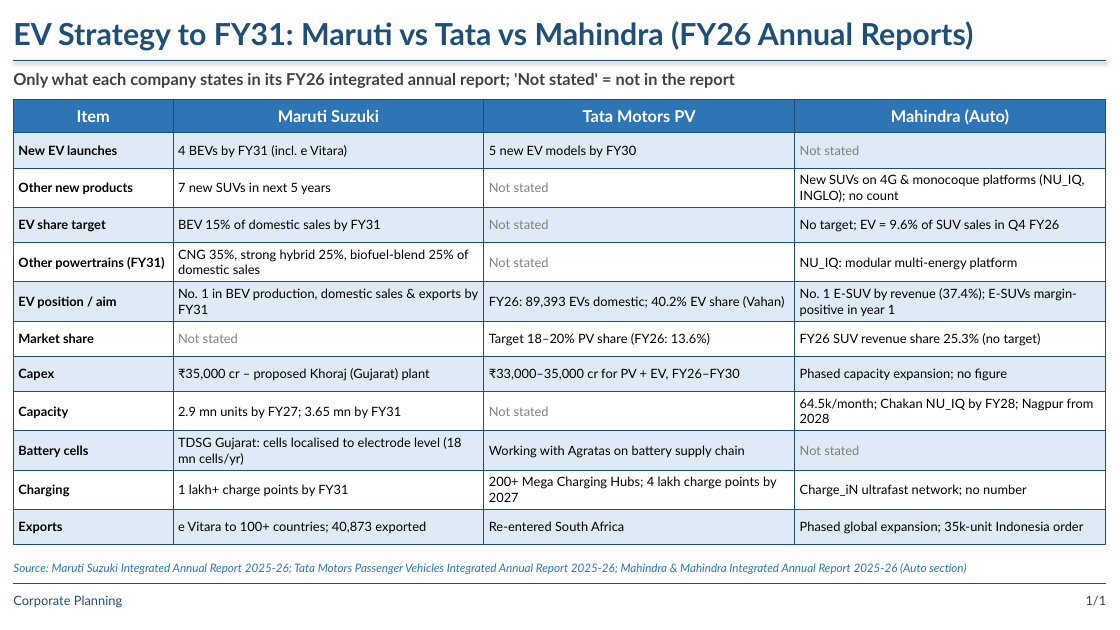
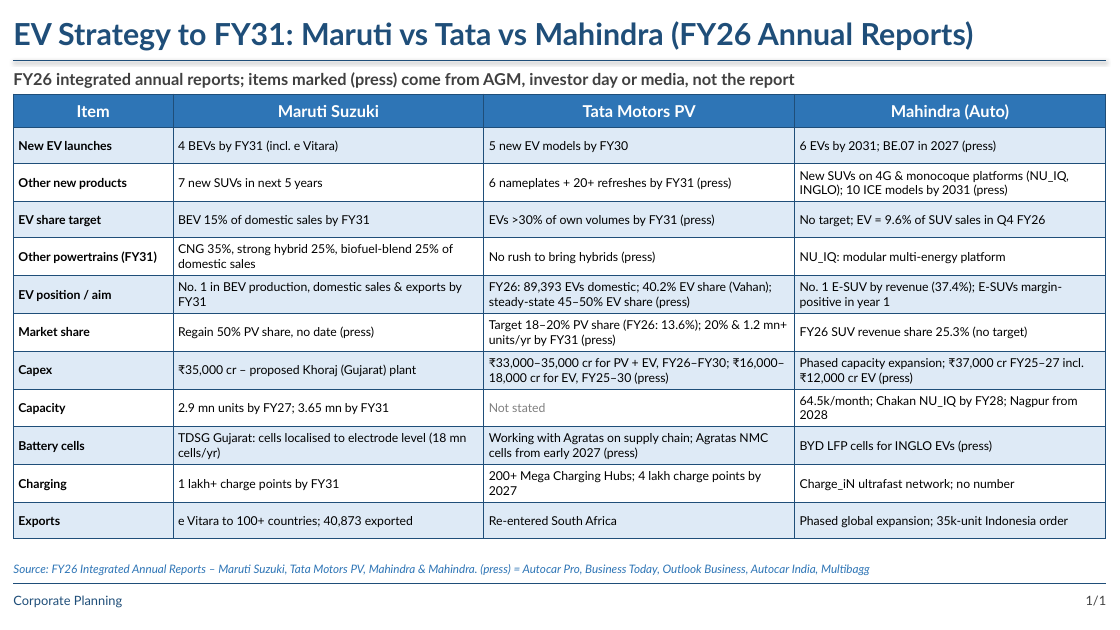
Before and after one commit to Crypto-ashish/ev, a slide deck: slide 1 of OEM EV Strategy - FY26 Annual Reports.pptx. Drawn at 1120x630 pixels with LibreOffice and Linux fonts; fonts in the diff are those of the drawing. Boxes give left, top, right and bottom in pixels: in the first picture for what was removed or moved away, otherwise in the second. Text is boxed around its words. In the diff, an @@ line names an element or a change of style, - is before the commit and + after.

```diff
--- a/OEM EV Strategy - FY26 Annual Reports.pptx
+++ b/OEM EV Strategy - FY26 Annual Reports.pptx
@@ text at (x1=13, y1=72, x2=794, y2=88): text changed @@
-Only what each company states in its FY26 integrated annual report; 'Not stated' = not in the report
+FY26 integrated annual reports; items marked (press) come from AGM, investor day or media, not the report
@@ table at (x1=13, y1=94, x2=1106, y2=532) @@
-row 2, column 4: Not stated
+row 2, column 4: 6 EVs by 2031; BE.07 in 2027 (press)
-row 3, column 3: Not stated
+row 3, column 3: 6 nameplates + 20+ refreshes by FY31 (press)
-row 3, column 4: New SUVs on 4G & monocoque platforms (NU_IQ, INGLO); no count
+row 3, column 4: New SUVs on 4G & monocoque platforms (NU_IQ, INGLO); 10 ICE models by 2031 (press)
-row 4, column 3: Not stated
+row 4, column 3: EVs >30% of own volumes by FY31 (press)
-row 5, column 3: Not stated
+row 5, column 3: No rush to bring hybrids (press)
-row 6, column 3: FY26: 89,393 EVs domestic; 40.2% EV share (Vahan)
+row 6, column 3: FY26: 89,393 EVs domestic; 40.2% EV share (Vahan); steady-state 45–50% EV share (press)
-row 7, column 2: Not stated
+row 7, column 2: Regain 50% PV share, no date (press)
-row 7, column 3: Target 18–20% PV share (FY26: 13.6%)
+row 7, column 3: Target 18–20% PV share (FY26: 13.6%); 20% & 1.2 mn+ units/yr by FY31 (press)
-row 8, column 3: ₹33,000–35,000 cr for PV + EV, FY26–FY30
+row 8, column 3: ₹33,000–35,000 cr for PV + EV, FY26–FY30; ₹16,000–18,000 cr for EV, FY25–30 (press)
-row 8, column 4: Phased capacity expansion; no figure
+row 8, column 4: Phased capacity expansion; ₹37,000 cr FY25–27 incl. ₹12,000 cr EV (press)
-row 10, column 3: Working with Agratas on battery supply chain
+row 10, column 3: Working with Agratas on supply chain; Agratas NMC cells from early 2027 (press)
-row 10, column 4: Not stated
+row 10, column 4: BYD LFP cells for INGLO EVs (press)
@@ size 11 to 10.5 pt in "New EV launches", "4 BEVs by FY31 (incl. e Vitara)", "5 new EV models by FY30", "Other new products" and 28 more places @@
@@ table moved from (x1=13, y1=99, x2=1106, y2=538) to (x1=13, y1=94, x2=1106, y2=532) @@
@@ text at (x1=13, y1=564, x2=870, y2=575): text changed @@
-Source: Maruti Suzuki Integrated Annual Report 2025-26; Tata Motors Passenger Vehicles Integrated Annual Report 2025-26; Mahindra & Mahindra Integrated Annual Report 2025-26 (Auto section)
+Source: FY26 Integrated Annual Reports – Maruti Suzuki, Tata Motors PV, Mahindra & Mahindra. (press) = Autocar Pro, Business Today, Outlook Business, Autocar India, Multibagg
```
